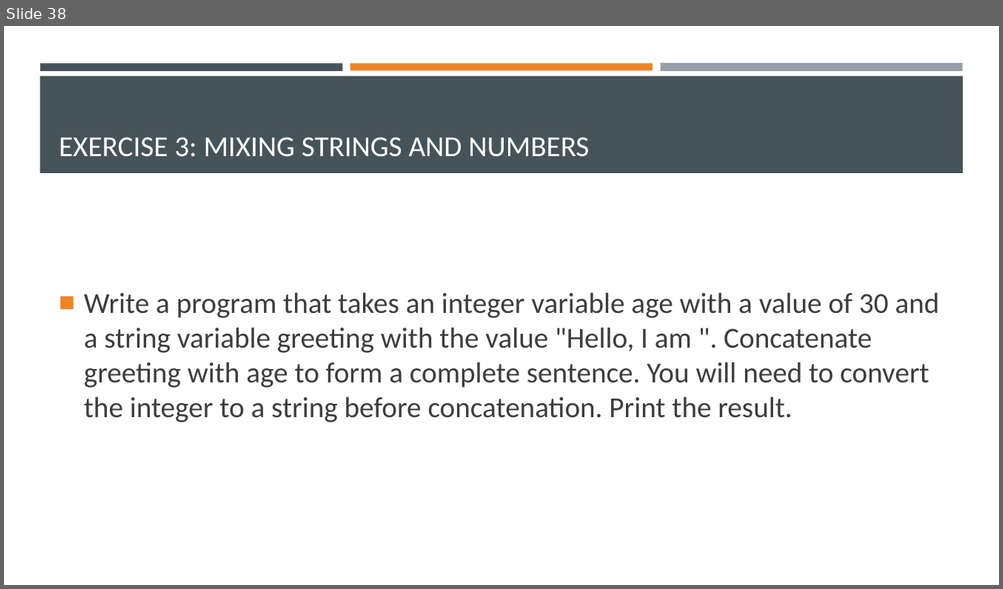
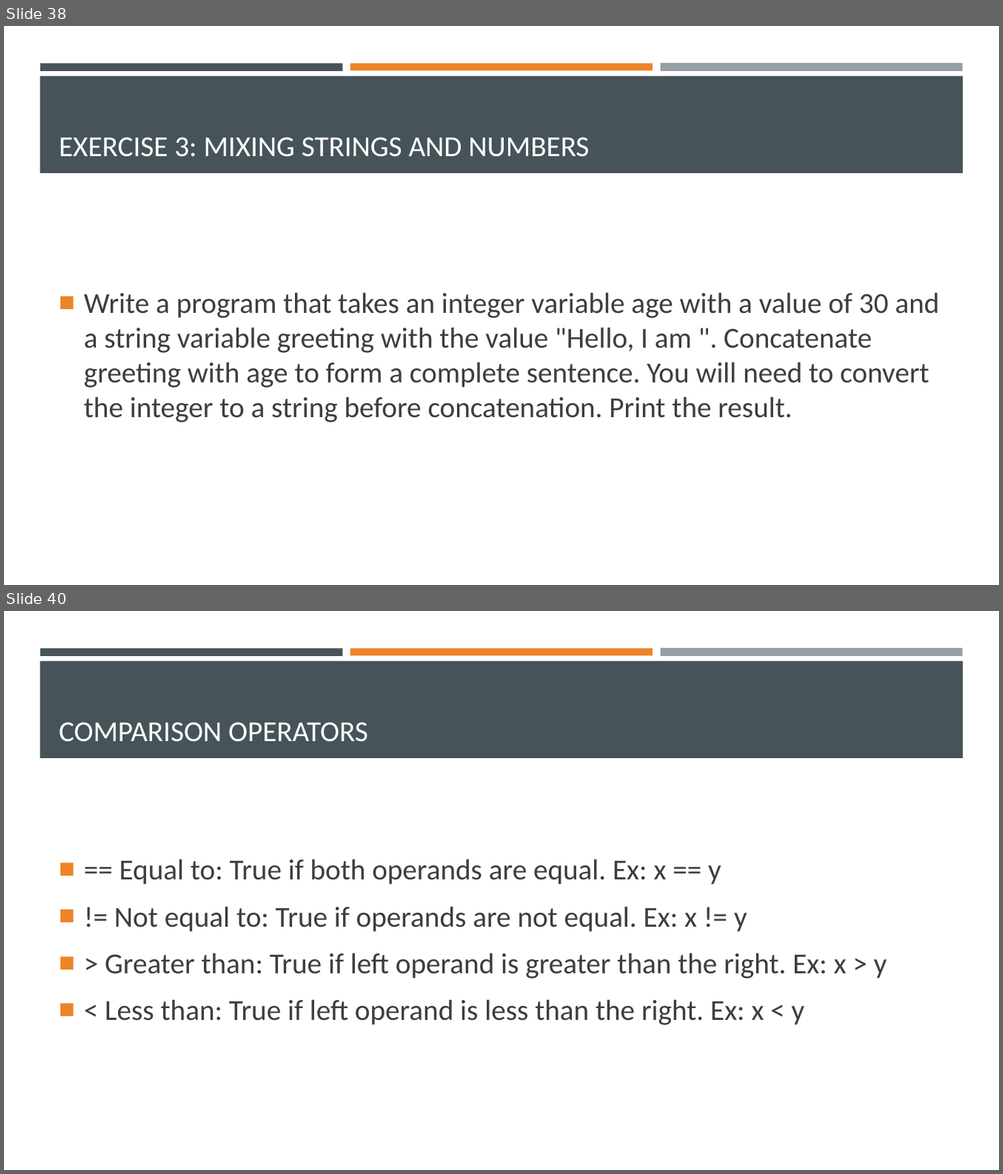
Before and after one commit to Ghost0396/iot, a slide deck: python/Python 3.pptx. Shown one above the other, each under a label of ours: slide 38 before the commit, slides 38 and 40 after it; the slides between them are not shown. The pictures are 1003x589 and 1003x1174 pixels, drawn with LibreOffice and Linux fonts; fonts in the diff are those of the drawing. Boxes give left, top, right and bottom in pixels: in the first picture for what was removed or moved away, otherwise in the second. Text is boxed around its words. In the diff, an @@ line names an element or a change of style, - is before the commit and + after.

```diff
--- a/python/Python 3.pptx
+++ b/python/Python 3.pptx
@@ slide 40 added at (4, 611, 999, 1170), background #FFFFFF; not listed: 4 template elements that a slide beside it also shows @@
@@ title added at (59, 722, 368, 742), 28 pt, text #FFFFFF @@
+COMPARISON OPERATORS
@@ text added at (105, 859, 887, 1025), 28 pt, text #3D3D3D @@
+■ == Equal to: True if both operands are equal. Ex: x == y
+■ != Not equal to: True if operands are not equal. Ex: x != y
+■ > Greater than: True if left operand is greater than the right. Ex: x > y
+■ < Less than: True if left operand is less than the right. Ex: x < y
```
Also in this commit, not shown: 4 slides changed, 14 other slides added, 5 other files.
